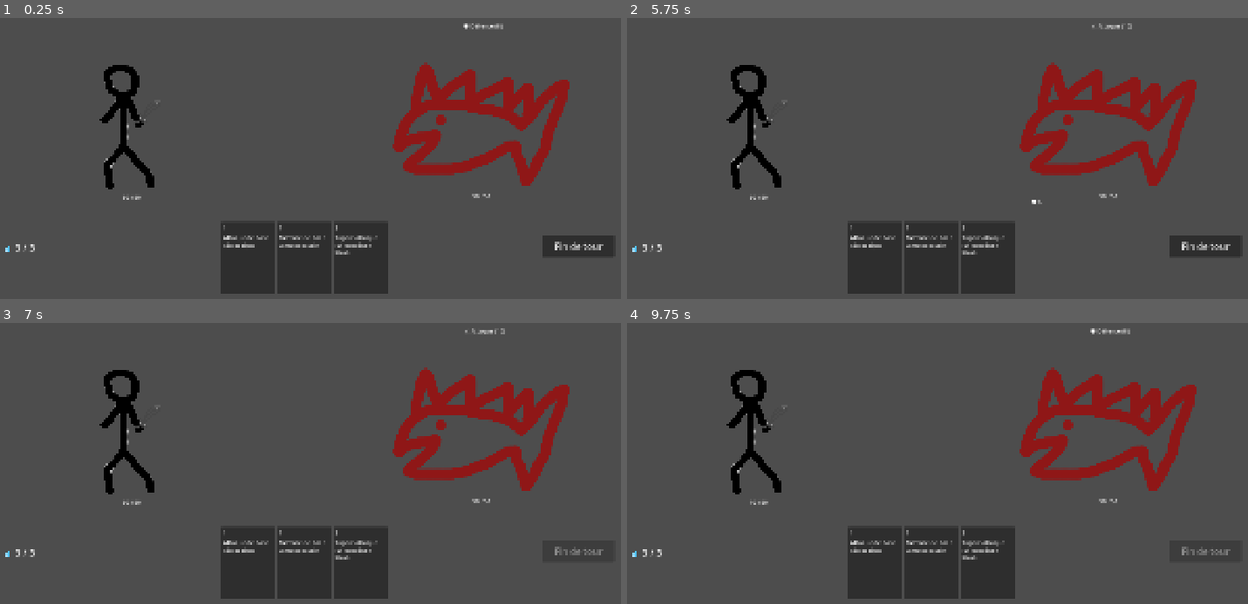
Above: before the commit, frames 1-4 (two rows, left to right).
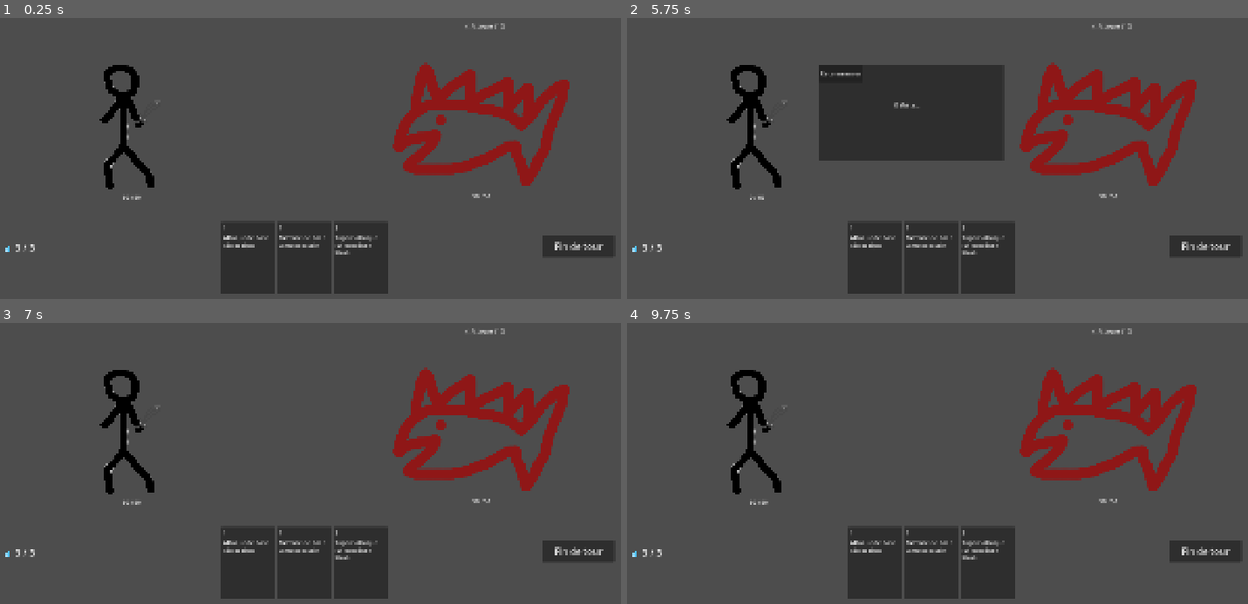
Above: after the commit, the same moments.

Repository: Elehos/jeu_de_bouboules
Game: Godot game, scene res://scenes/combat/combat.tscn
Two runs of this game, one before a commit and one after it. Both use one fixed random seed, a clock stepped at 60 frames per second and the inputs below.
Inputs (mouse positions are in pixels of both pictures, inside the frame that each line leads up to):
- Up to frame 1 (0.25 s): no input
- Up to frame 2 (5.75 s): click "Fin de tour" at 0.5 s; click "Fin de tour" at 1.25 s; click "Fin de tour" at 2 s; move the mouse to (1086, 99) at 2.77 s; click (1086, 99) at 2.92 s; tap Enter at 3.5 s; move the mouse to (794, 138) at 3.52 s; click (794, 138) at 3.67 s; move the mouse to (999, 32) at 4.27 s; click (999, 32) at 4.42 s; tap Space at 5 s; move the mouse to (894, 197) at 5.02 s; click (894, 197) at 5.17 s
- Up to frame 3 (7 s): click (211, 379) at 5.75 s, where only the run after the commit has a clickable "Recommencer"; tap Enter at 6.5 s; move the mouse to (515, 483) at 6.52 s; click (515, 483) at 6.67 s
- Up to frame 4 (9.75 s): move the mouse to (720, 365) at 7.27 s; click (720, 365) at 7.42 s; tap Space at 8 s; move the mouse to (968, 424) at 8.02 s; click (968, 424) at 8.17 s; move the mouse to (825, 325) at 8.77 s; click (825, 325) at 8.92 s; tap Enter at 9.5 s; move the mouse to (1086, 404) at 9.52 s; click (1086, 404) at 9.67 s

The runs differ from the first frame. In frame 1, less than 0.1% of the frame differs, in the area x 74-82%, y 1-5%; in frame 2, 10%, in the area x 19-67%, y 16-67%; in frame 3, 0.1%; in frame 4, 0.2%.

Commit message:
systeme de victoire et defaite

Diff:
--- a/scenes/combat/combat.tscn
+++ b/scenes/combat/combat.tscn
@@ -45,7 +45,7 @@
 
 [node name="Enemy" type="CharacterBody2D" parent="." unique_id=1490143893]
 script = ExtResource("5_jgg25")
-intention_sequence = Array[int]([1, 0, 0, 1])
+intention_sequence = Array[int]([0, 0, 0, 0])
 
 [node name="HP" type="Label" parent="Enemy" unique_id=1371015497]
 offset_left = 1422.0
@@ -101,3 +101,23 @@
 offset_right = 172.0
 offset_bottom = 900.0
 theme_override_font_sizes/font_size = 26
+
+[node name="EndScreen" type="Panel" parent="UI" unique_id=1208711910]
+visible = false
+offset_left = 651.0
+offset_top = 390.0
+offset_right = 1159.0
+offset_bottom = 655.0
+
+[node name="EndLabel" type="Label" parent="UI/EndScreen" unique_id=2001520427]
+layout_mode = 0
+offset_left = 207.0
+offset_top = 100.0
+offset_right = 295.0
+offset_bottom = 150.0
+
+[node name="RestartButton" type="Button" parent="UI/EndScreen" unique_id=916115761]
+layout_mode = 0
+offset_right = 120.0
+offset_bottom = 50.0
+text = "Recommencer"
--- a/script/combat/Character.gd
+++ b/script/combat/Character.gd
@@ -7,19 +7,19 @@
 @export var attack_power: int = 10
 @export var defense_power: int = 5
 
-# Bouclier actuel, remis à zéro au début de chaque tour du personnage
 var current_block: int = 0
 
-# Références aux Labels d'affichage
 @onready var hp_label: Label = $HP
 @onready var block_label: Label = $Block
+
+# Signal émis quand le personnage meurt
+signal died
 
 func _ready() -> void:
 	current_hp = max_hp
 	update_hp_display()
 	update_block_display()
 
-# Applique des dégâts au personnage, en absorbant d'abord avec le bouclier
 func take_damage(amount: int) -> void:
 	var remaining_damage: int = amount
 
@@ -37,32 +37,27 @@
 	if current_hp <= 0:
 		die()
 
-# Soigne le personnage (utile plus tard pour les cartes de soin)
 func heal(amount: int) -> void:
 	current_hp += amount
 	current_hp = min(current_hp, max_hp)
 	update_hp_display()
 
-# Ajoute du bouclier au personnage
 func gain_block(amount: int) -> void:
 	current_block += amount
 	update_block_display()
 
-# Remet le bouclier à zéro (appelé au début du tour du personnage)
 func reset_block() -> void:
 	current_block = 0
 	update_block_display()
 
-# Met à jour l'affichage des PV
 func update_hp_display() -> void:
 	if hp_label:
 		hp_label.text = str(current_hp) + " / " + str(max_hp)
 
-# Met à jour l'affichage du bouclier (masqué si 0)
 func update_block_display() -> void:
 	if block_label:
 		block_label.text = "🛡 " + str(current_block) if current_block > 0 else ""
 
-# Appelé quand les PV tombent à 0
 func die() -> void:
 	print(name + " est mort.")
+	died.emit()
--- a/script/combat/CombatManager.gd
+++ b/script/combat/CombatManager.gd
@@ -12,6 +12,11 @@
 @onready var enemy: Enemy = $Enemy
 @onready var end_turn_button: Button = $UI/EndTurnButton
 @onready var mana_label: Label = $UI/ManaLabel
+@onready var end_screen: Panel = $UI/EndScreen
+@onready var end_label: Label = $UI/EndScreen/EndLabel
+@onready var restart_button: Button = $UI/EndScreen/RestartButton
+
+var combat_over: bool = false
 
 # Signaux émis pour prévenir d'autres scripts (UI, animations...) qu'un tour démarre/finit
 signal turn_started(state: TurnState)
@@ -23,6 +28,9 @@
 	turn_started.connect(_on_turn_started)
 	CombatEvents.card_played.connect(_on_card_played)
 	CombatEvents.mana_changed.connect(_on_mana_changed)
+	player.died.connect(_on_player_died)
+	enemy.died.connect(_on_enemy_died)
+	restart_button.pressed.connect(_on_restart_pressed)
 	start_turn(TurnState.PLAYER_TURN)
 
 
@@ -58,7 +66,8 @@
 
 
 func _on_end_turn_pressed() -> void:
-	# Sécurité : on ne termine le tour que si c'est bien celui du joueur
+	if combat_over:
+		return
 	if current_state == TurnState.PLAYER_TURN:
 		end_turn()
 
@@ -69,6 +78,8 @@
 
 
 func _on_card_played(card_data: CardData) -> void:
+	if combat_over:
+		return
 	if current_state != TurnState.PLAYER_TURN:
 		return
 
@@ -81,3 +92,17 @@
 
 func _on_mana_changed(current: int, max: int) -> void:
 	mana_label.text = "💧 " + str(current) + " / " + str(max)
+
+func _on_player_died() -> void:
+	show_end_screen("Défaite...")
+
+func _on_enemy_died() -> void:
+	show_end_screen("Victoire !")
+
+func show_end_screen(text: String) -> void:
+	combat_over = true
+	end_label.text = text
+	end_screen.visible = true
+
+func _on_restart_pressed() -> void:
+	get_tree().reload_current_scene()
